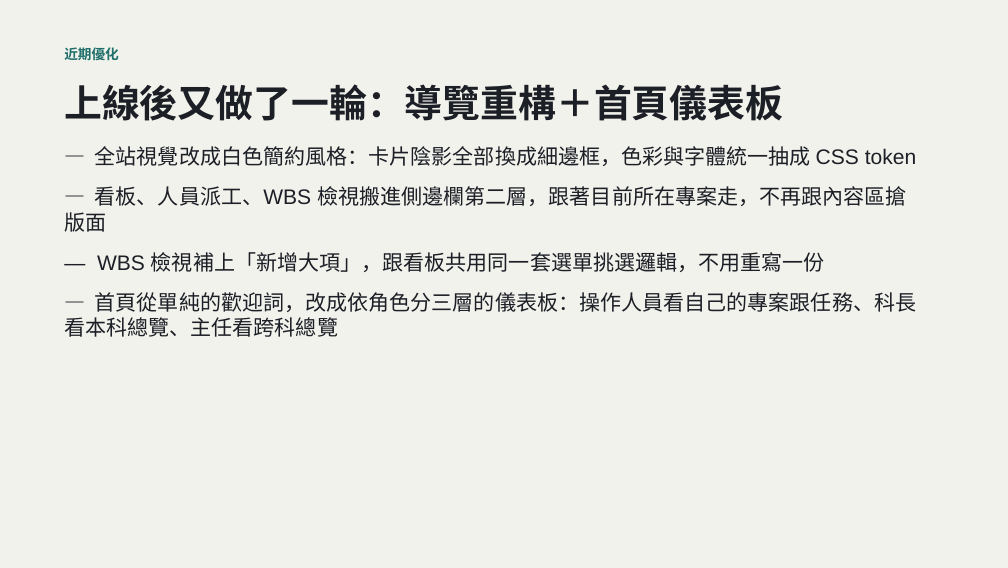
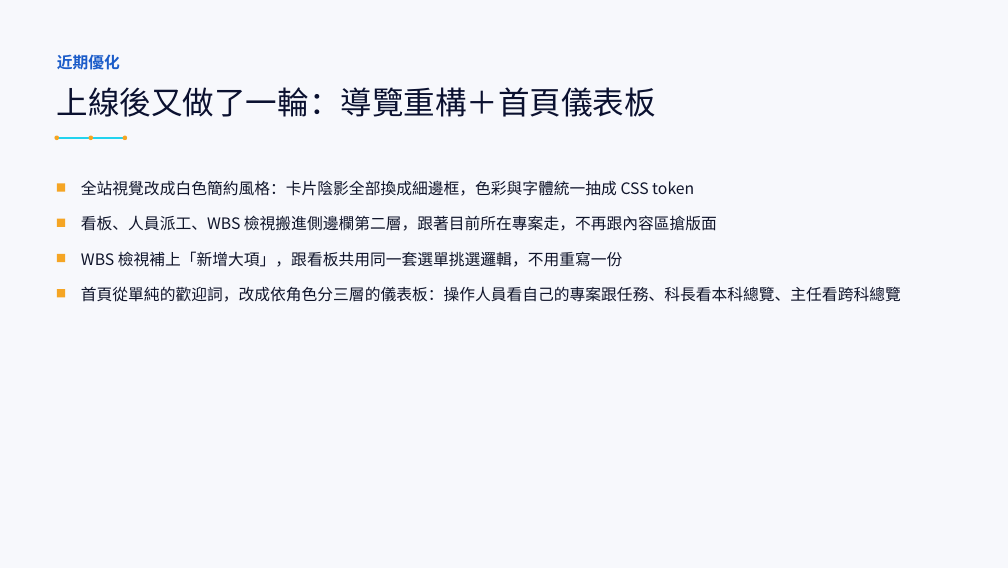
Before and after one commit to LinGaOscar/Spring-MissionBoard, a slide deck: slide 24 of docs/從HTML到SaaS_AI開發技巧回顧.pptx. Drawn at 1008x568 pixels with LibreOffice and Linux fonts; fonts in the diff are those of the drawing. Boxes give left, top, right and bottom in pixels: in the first picture for what was removed or moved away, otherwise in the second. Text is boxed around its words. In the diff, an @@ line names an element or a change of style, - is before the commit and + after.

Commit message:
docs: 簡報全 27 頁視覺重新設計
改用深靛藍／電光青／琥珀黃色系，封面與收尾 Q&A 頁改深色背景。開發歷程頁改時間軸視覺、數字統計頁改 KPI 儀表板風格、開發流程頁改流程圖、SaaS 與重構動機兩頁改左右對照面板。真實對話紀錄兩頁重新核對原始群組圖形裡的逐字內容，避免上次擷取遺漏。畫面截圖統一加外框與角標。內容全部沿用原文，純視覺改版。

```diff
--- a/docs/從HTML到SaaS_AI開發技巧回顧.pptx
+++ b/docs/從HTML到SaaS_AI開發技巧回顧.pptx
@@ background #F2F2EC to #F7F8FC @@
@@ text "近期優化": place and size @@
-text "近期優化" at (64, 47, 119, 60)
+text "近期優化" at (57, 55, 120, 70)
@@ text "近期優化" at (57, 55, 120, 70): size 13 to 15 pt, font Arial to Courier New, text colour #1F6F6B to #1B5CC9 @@
@@ text "上線後又做了一輪：導覽重構＋首頁儀表板": place and size @@
-text "上線後又做了一輪：導覽重構＋首頁儀表板" at (64, 84, 783, 121)
+text "上線後又做了一輪：導覽重構＋首頁儀表板" at (57, 87, 656, 117)
@@ text "上線後又做了一輪：導覽重構＋首頁儀表板" at (57, 87, 656, 117): size 36 to 30 pt, font Arial to Noto Sans CJK SC, text colour #1C1F26 to #0B1130, bold off @@
@@ ellipse added at (54, 135, 59, 140), fill #F5A524 @@
@@ line added from (57, 138) to (125, 138), #22D3EE 1.5 pt @@
@@ ellipse added at (89, 135, 93, 140), fill #F5A524 @@
@@ ellipse added at (123, 135, 127, 140), fill #F5A524 @@
@@ rectangle added at (57, 183, 65, 191), fill #F5A524 @@
@@ text added at (81, 180, 694, 196), 15 pt, text #10152B @@
+全站視覺改成白色簡約風格：卡片陰影全部換成細邊框，色彩與字體統一抽成 CSS token
@@ rectangle added at (57, 219, 65, 227), fill #F5A524 @@
@@ text added at (81, 215, 717, 231), 15 pt, text #10152B @@
+看板、人員派工、WBS 檢視搬進側邊欄第二層，跟著目前所在專案走，不再跟內容區搶版面
@@ rectangle added at (57, 254, 65, 262), fill #F5A524 @@
@@ text added at (81, 251, 623, 267), 15 pt, text #10152B @@
+WBS 檢視補上「新增大項」，跟看板共用同一套選單挑選邏輯，不用重寫一份
@@ rectangle added at (57, 289, 65, 297), fill #F5A524 @@
@@ text at (81, 286, 901, 302): text changed; size 20 to 15 pt; font Arial to Noto Sans CJK SC; text colour #1C1F26 to #10152B @@
-— 全站視覺改成白色簡約風格：卡片陰影全部換成細邊框，色彩與字體統一抽成 CSS token
-— 看板、人員派工、WBS 檢視搬進側邊欄第二層，跟著目前所在專案走，不再跟內容區搶版面
-— WBS 檢視補上「新增大項」，跟看板共用同一套選單挑選邏輯，不用重寫一份
-— 首頁從單純的歡迎詞，改成依角色分三層的儀表板：操作人員看自己的專案跟任務、科長看本科總覽、主任看跨科總覽
+首頁從單純的歡迎詞，改成依角色分三層的儀表板：操作人員看自己的專案跟任務、科長看本科總覽、主任看跨科總覽
```
Also in this commit, not shown: 26 other slides changed.
